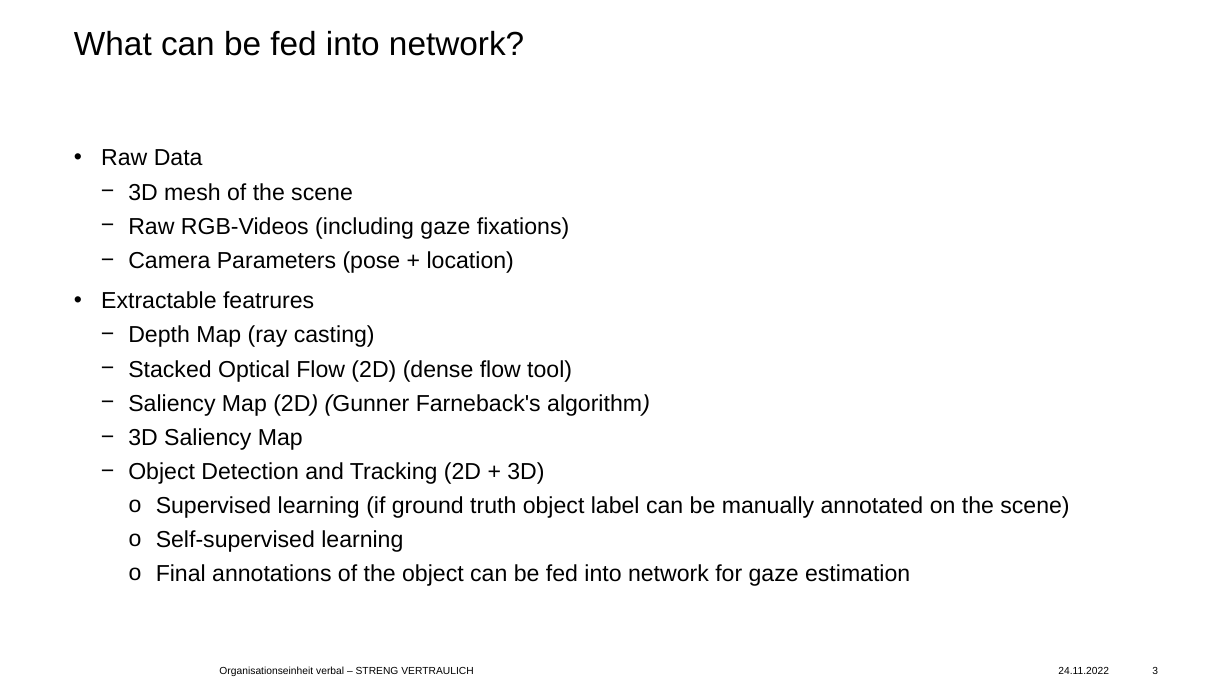
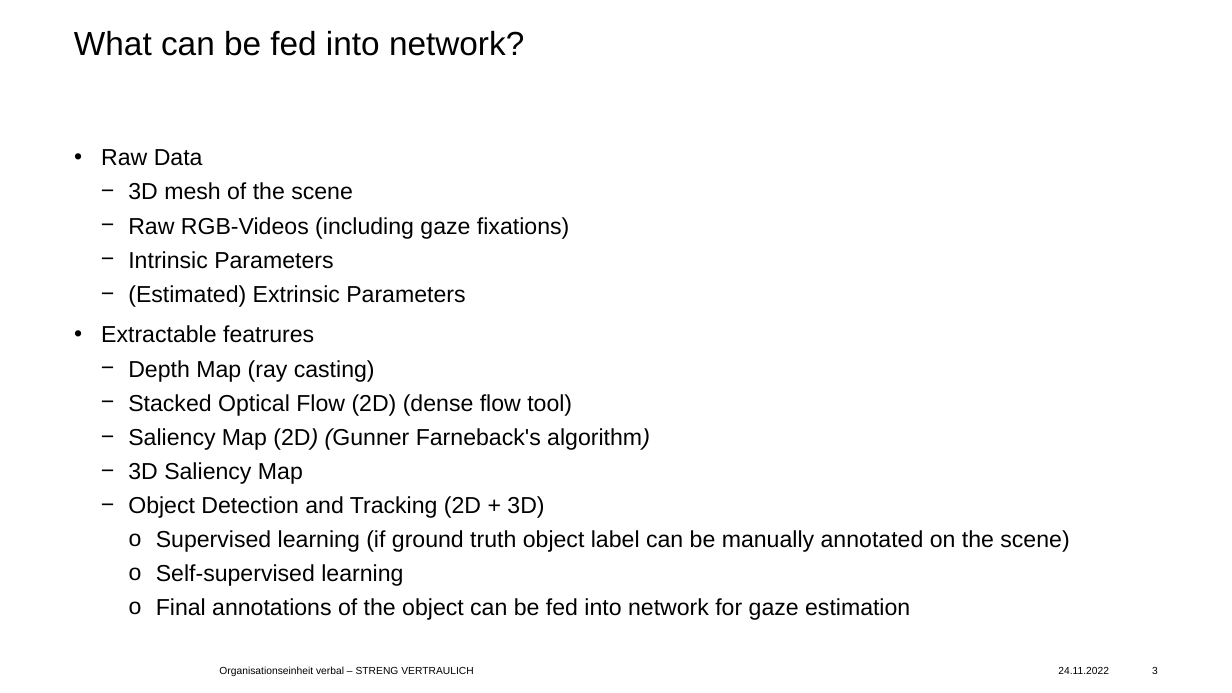
Before and after one commit to binyang97/3D_Gaze, a slide deck: slide 3 of presentations/SP_Status.pptx. Drawn at 1232x693 pixels with LibreOffice and Linux fonts; fonts in the diff are those of the drawing; background and template pictures are left out. Boxes give left, top, right and bottom in pixels: in the first picture for what was removed or moved away, otherwise in the second. Text is boxed around its words. In the diff, an @@ line names an element or a change of style, - is before the commit and + after.

```diff
--- a/presentations/SP_Status.pptx
+++ b/presentations/SP_Status.pptx
@@ text at box(128, 251, 465, 307): text changed @@
-  − Camera Parameters (pose + location)
+  − Intrinsic Parameters
+  − (Estimated) Extrinsic Parameters
```
Also in this commit, not shown: 1 other slide changed, 3 other files.
